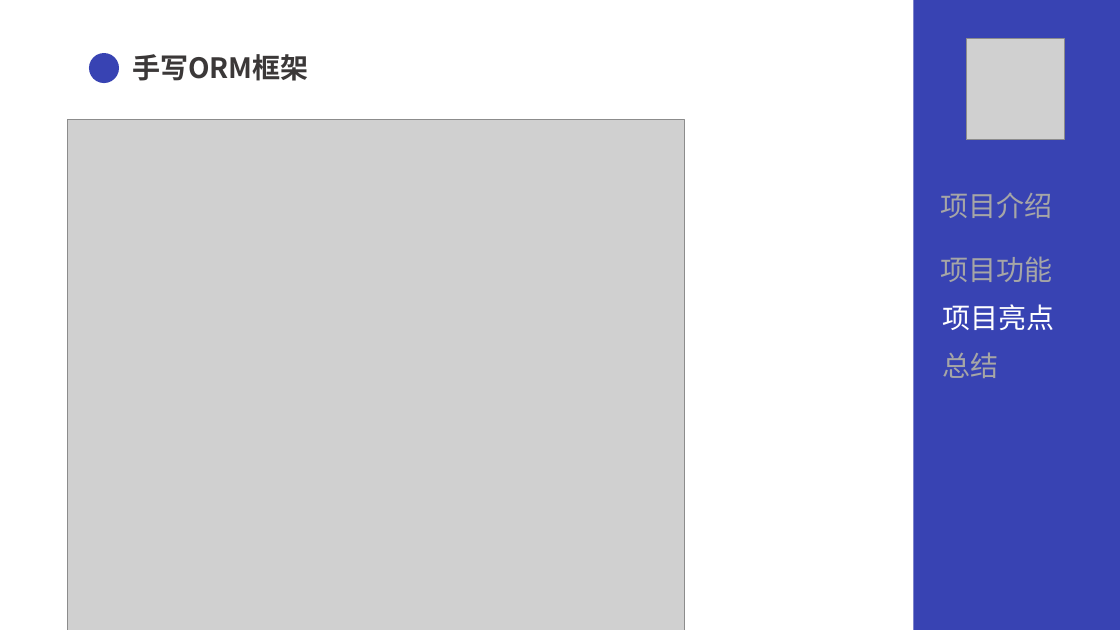
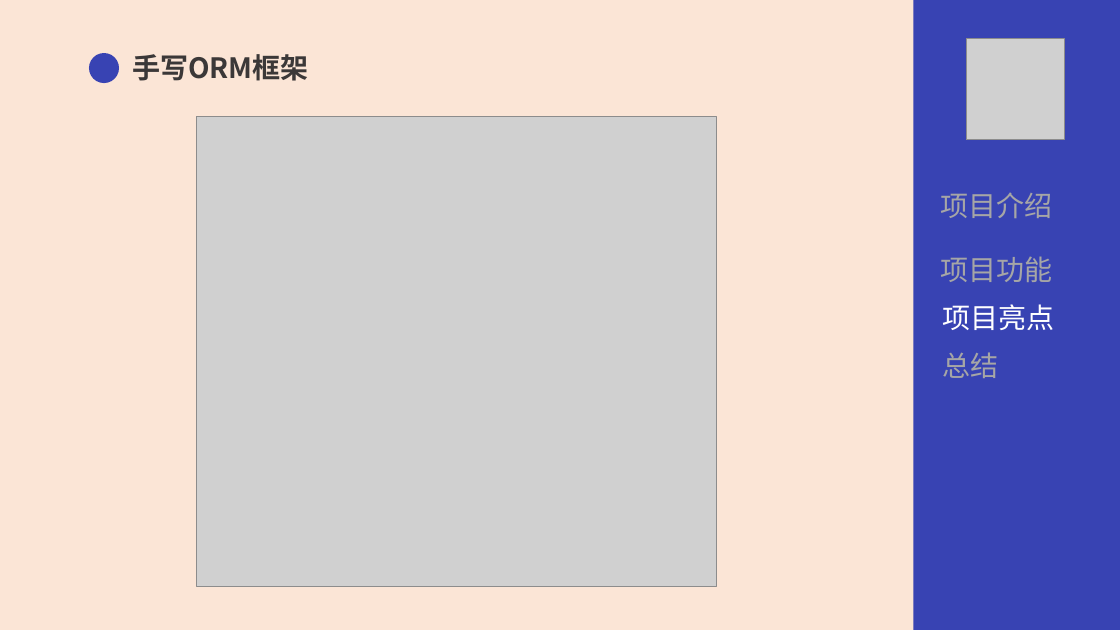
Before and after one commit to sunsetsouol/qg, a slide deck: slide 13 of ShoppingManagement/QG汇报尹俊标.pptx. Drawn at 1120x630 pixels with LibreOffice and Linux fonts; fonts in the diff are those of the drawing; grey boxes stand for pictures. Boxes give left, top, right and bottom in pixels: in the first picture for what was removed or moved away, otherwise in the second. Text is boxed around its words. In the diff, an @@ line names an element or a change of style, - is before the commit and + after.

```diff
--- a/ShoppingManagement/QG汇报尹俊标.pptx
+++ b/ShoppingManagement/QG汇报尹俊标.pptx
@@ background #FFFFFF to #FBE5D6 @@
@@ picture: place and size @@
-picture at [67, 119, 684, 630]
+picture at [197, 117, 716, 586]
```
Also in this commit, not shown: 13 other slides changed, 1 slide added, 5 other files.
